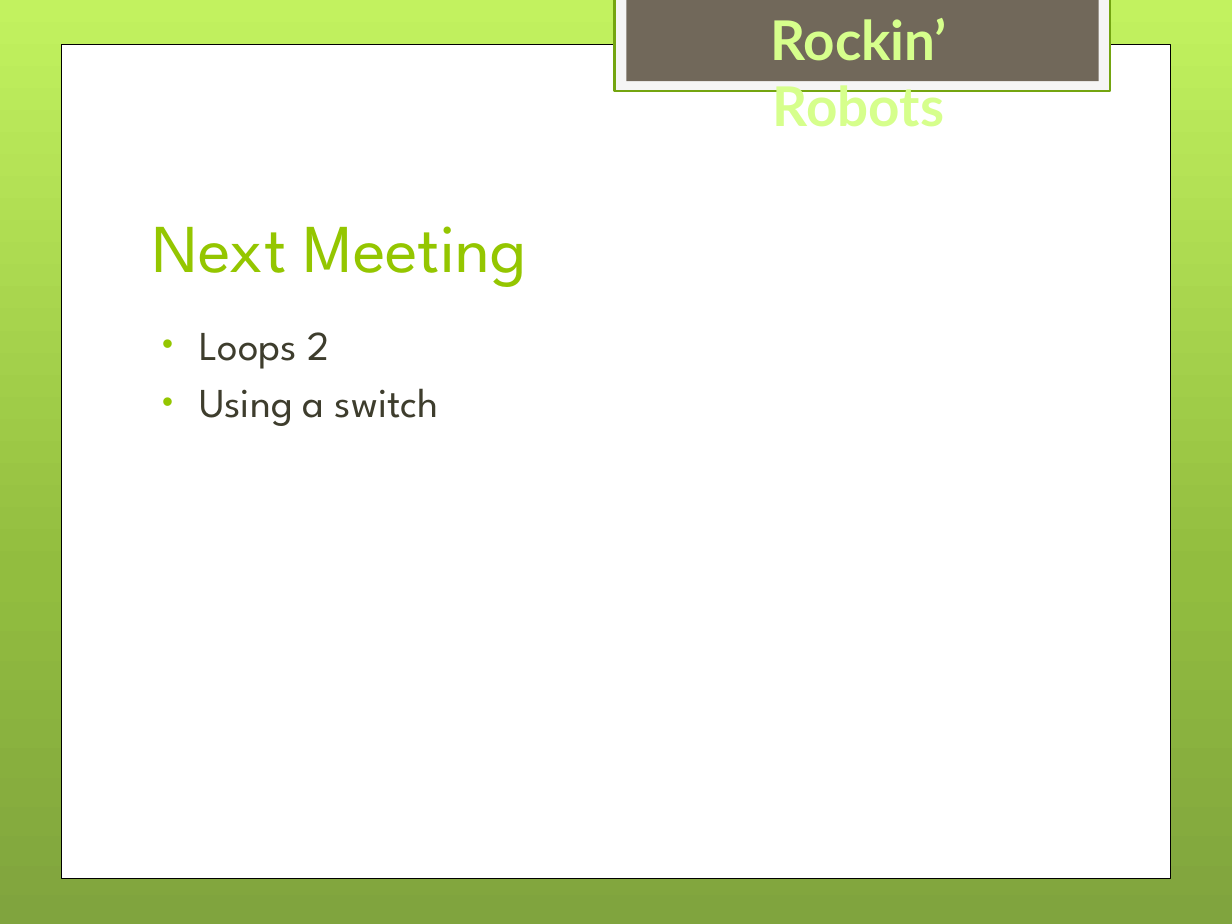
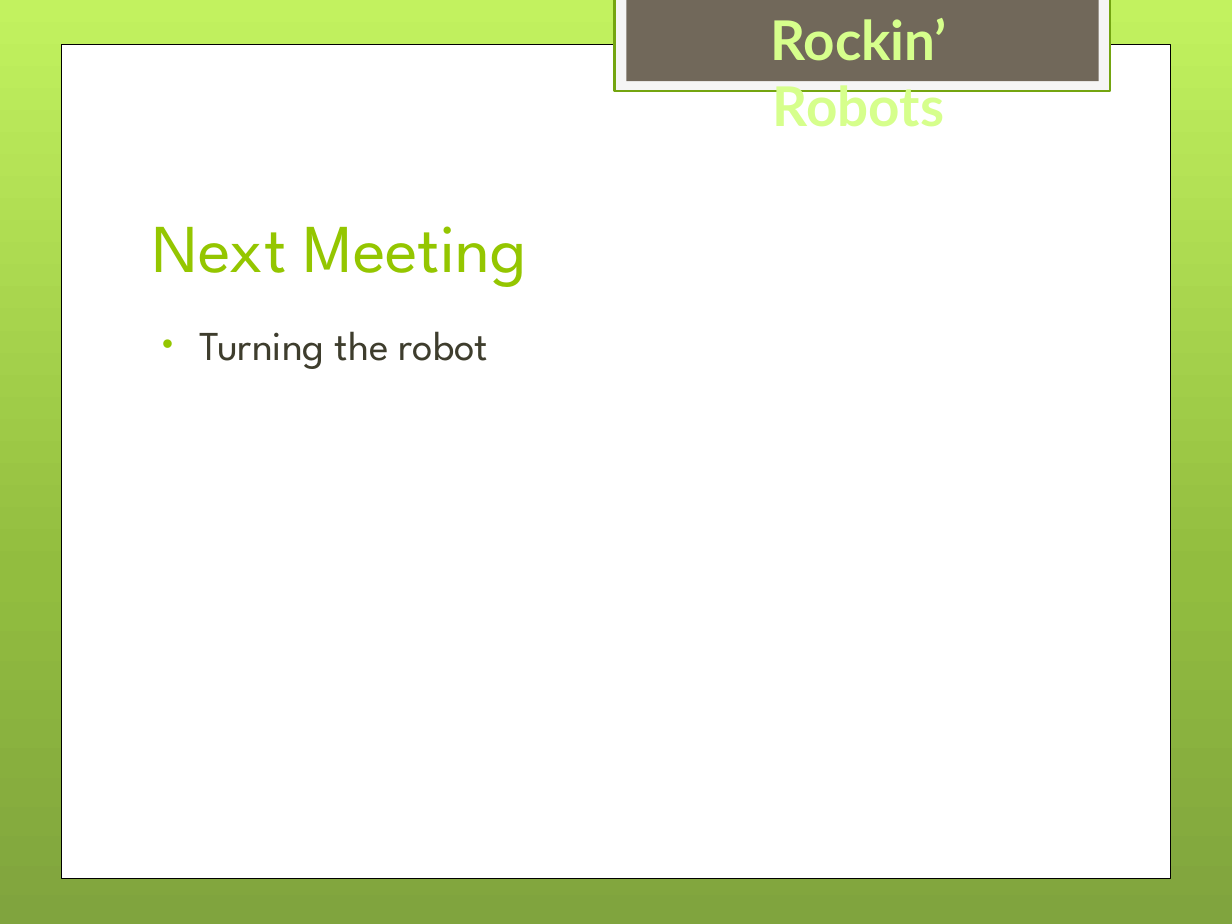
Before and after one commit to drahmel/el-segundo-girl-scouts-robotics-2017, a slide deck: slide 7 of meeting-6-circle-wheel/Girl Scouts LEGO Robotics - Meeting 6 - Wheel and Circle.pptx (slide 9 before the commit). Drawn at 1232x924 pixels with LibreOffice and Linux fonts; fonts in the diff are those of the drawing; background and template pictures are left out. Boxes give left, top, right and bottom in pixels: in the first picture for what was removed or moved away, otherwise in the second. Text is boxed around its words. In the diff, an @@ line names an element or a change of style, - is before the commit and + after.

Commit message:
DJR:Updates

```diff
--- a/meeting-6-circle-wheel/Girl Scouts LEGO Robotics - Meeting 6 - Wheel and Circle.pptx
+++ b/meeting-6-circle-wheel/Girl Scouts LEGO Robotics - Meeting 6 - Wheel and Circle.pptx
@@ text at [199,331,489,369]: text changed @@
-• Loops 2
-• Using a switch
+• Turning the robot
```
Also in this commit, not shown: 1 other slide changed, 2 slides removed.
